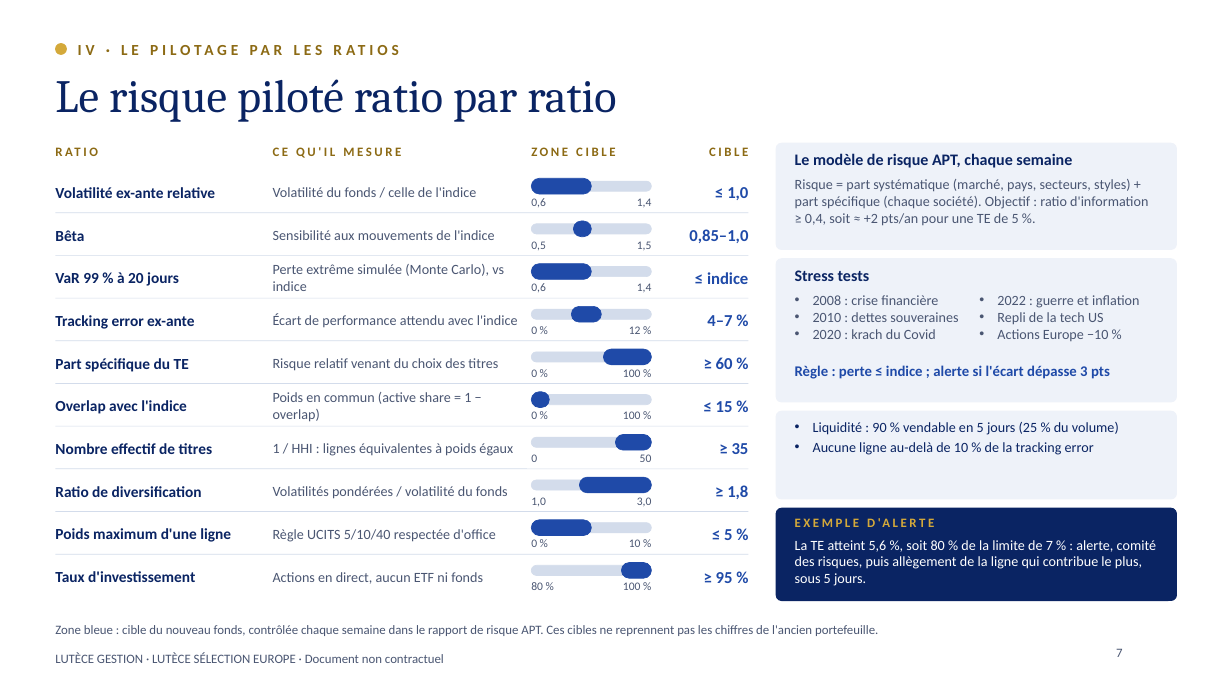
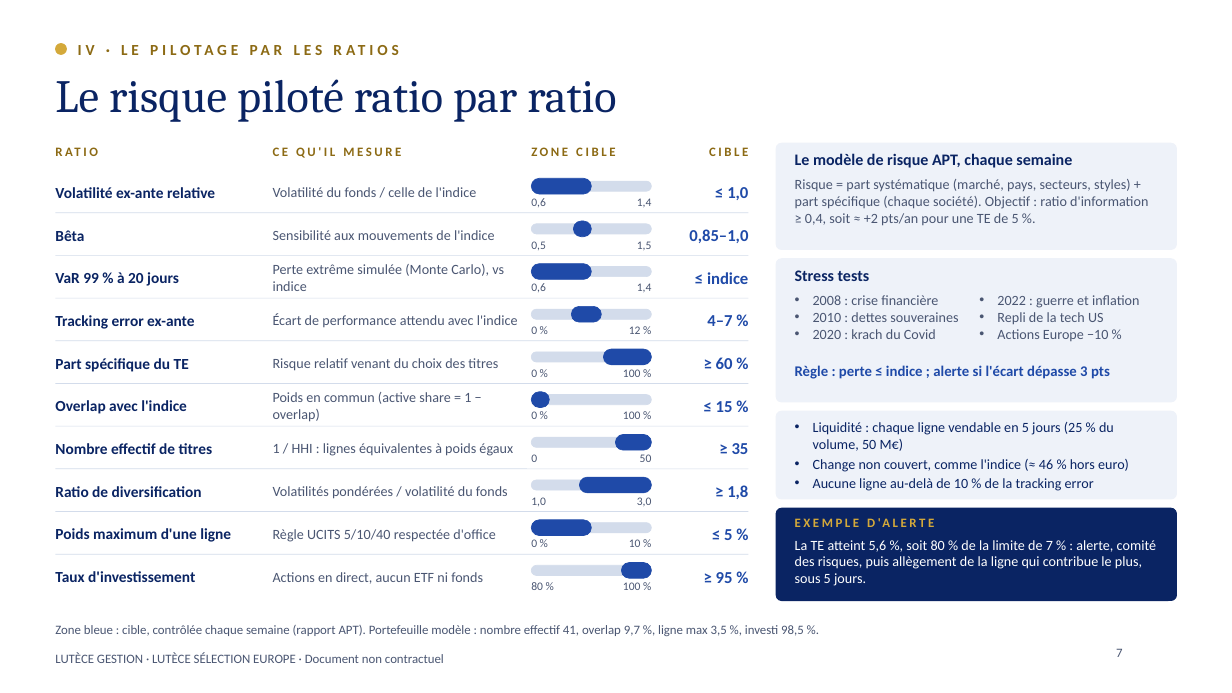
Before and after one commit to charlesarthurfrancois-sys/ponytail, a slide deck: slide 7 of student-challenge/Lutece_Selection_Europe_Student_Challenge.pptx. Drawn at 1232x693 pixels with LibreOffice and Linux fonts; fonts in the diff are those of the drawing; background and template pictures are left out. Boxes give left, top, right and bottom in pixels: in the first picture for what was removed or moved away, otherwise in the second. Text is boxed around its words. In the diff, an @@ line names an element or a change of style, - is before the commit and + after.

```diff
--- a/student-challenge/Lutece_Selection_Europe_Student_Challenge.pptx
+++ b/student-challenge/Lutece_Selection_Europe_Student_Challenge.pptx
@@ text at (813, 422, 1129, 472): text changed @@
-• Liquidité : 90 % vendable en 5 jours (25 % du volume)
+• Liquidité : chaque ligne vendable en 5 jours (25 % du volume, 50 M€)
+• Change non couvert, comme l'indice (≈ 46 % hors euro)
@@ text at (55, 625, 804, 636): text changed @@
-Zone bleue : cible du nouveau fonds, contrôlée chaque semaine dans le rapport de risque APT. Ces cibles ne reprennent pas les chiffres de l'ancien portefeuille.
+Zone bleue : cible, contrôlée chaque semaine (rapport APT). Portefeuille modèle : nombre effectif 41, overlap 9,7 %, ligne max 3,5 %, investi 98,5 %.
```
Also in this commit, not shown: 7 other slides changed, 6 slides added, 1 other file.
